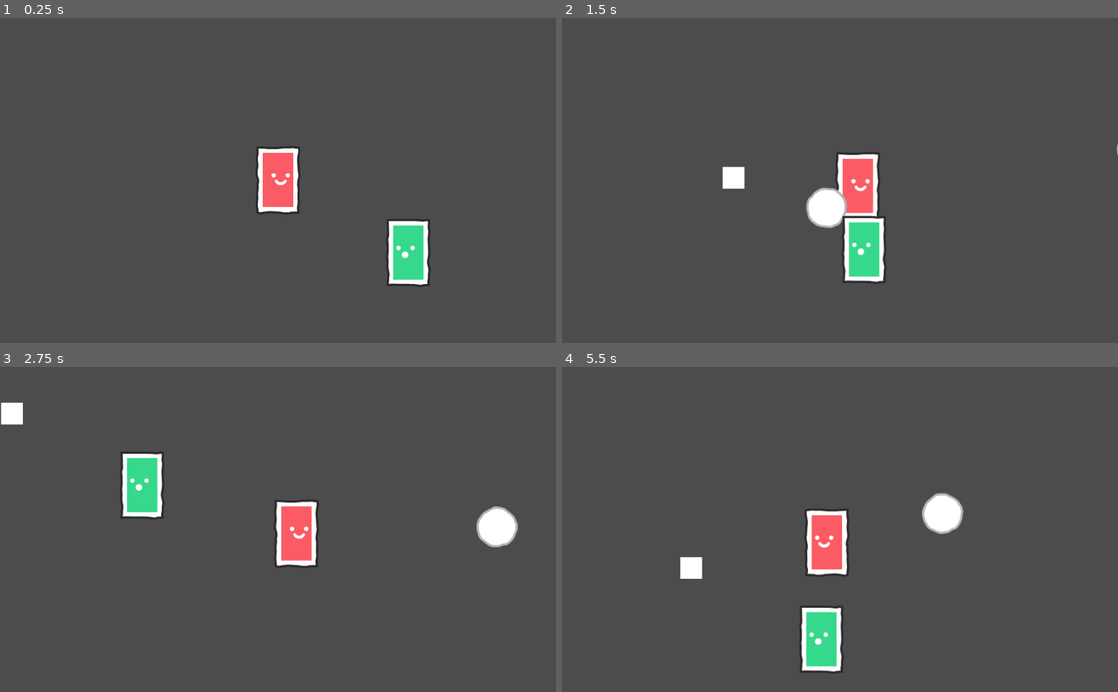
Above: before the commit, frames 1-4 (two rows, left to right).
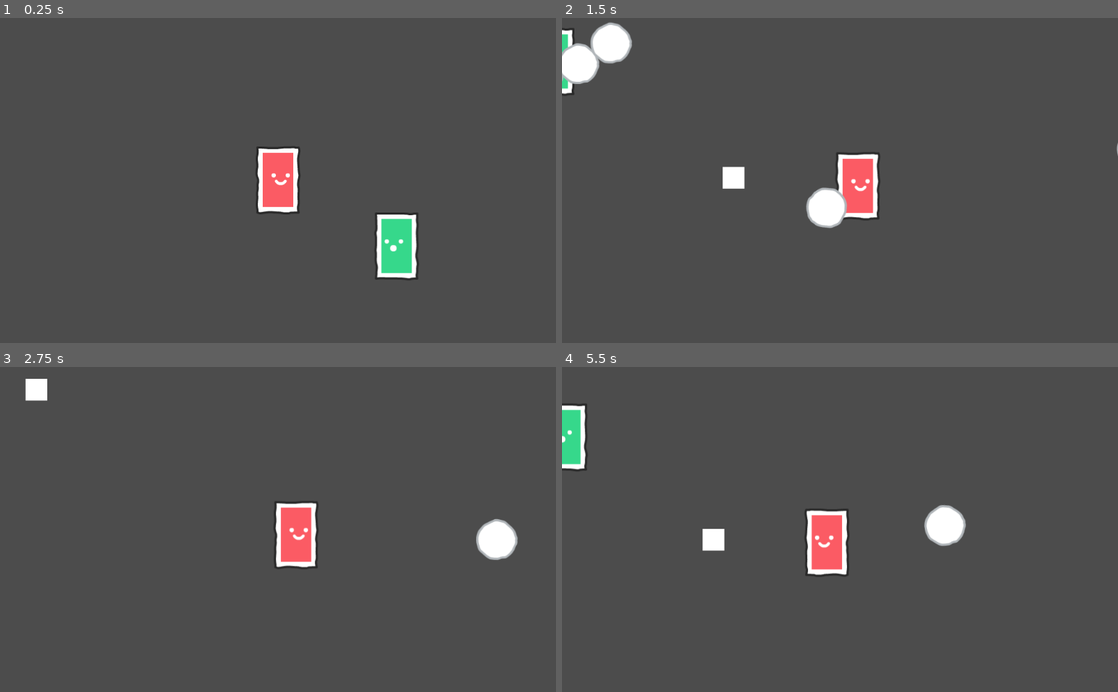
Above: after the commit, the same moments.

Repository: marcelo-souzaf/GTMK-Platypus
Game: Godot game, scene res://Game.tscn
Two runs of this game, one before a commit and one after it. Both use one fixed random seed, a clock stepped at 60 frames per second and the inputs below.
Inputs (mouse positions are in pixels of both pictures, inside the frame that each line leads up to):
- Up to frame 1 (0.25 s): no input
- Up to frame 2 (1.5 s): move the mouse to (962, 164) at 0.52 s; hold D (move_right) 0.53-1.28 s; click (962, 164) at 0.6 s; move the mouse to (728, 196) at 1.27 s; hold S (move_down) from 1.28 s (still down); click (728, 196) at 1.35 s
- Up to frame 3 (2.75 s): move the mouse to (333, 458) at 2.02 s; release S (move_down) at 2.03 s; hold D (move_right) from 2.03 s (still down); click (333, 458) at 2.1 s
- Up to frame 4 (5.5 s): move the mouse to (812, 594) at 2.77 s; release D (move_right) at 2.78 s; hold W (move_up) 2.78-3.53 s; click (812, 594) at 2.85 s; move the mouse to (1006, 578) at 3.52 s; hold A (move_left) 3.53-5.03 s; click (1006, 578) at 3.6 s; move the mouse to (673, 480) at 4.27 s; click (673, 480) at 4.35 s; move the mouse to (867, 529) at 5.02 s; hold S (move_down) from 5.03 s (still down); click (867, 529) at 5.1 s

The runs differ from the first frame. In frame 1, 1.7% of the frame differs, in the area x 67-78%, y 59-83%; in frame 2, 3.2%; in frame 3, 3.2%; in frame 4, 3.7%, in the area x 0-73%, y 11-95%.

Commit message:
bug fixes for attacks, plus enemy movement

Diff:
--- a/Game.tscn
+++ b/Game.tscn
@@ -4,7 +4,7 @@
 [ext_resource path="res://assets/characters/swordsman.png" type="Texture" id=2]
 [ext_resource path="res://scripts/player.gd" type="Script" id=3]
 [ext_resource path="res://assets/characters/zombie.png" type="Texture" id=4]
-[ext_resource path="res://scripts/entity.gd" type="Script" id=5]
+[ext_resource path="res://scripts/enemy.gd" type="Script" id=5]
 
 [sub_resource type="SpriteFrames" id=2]
 animations = [ {
--- a/scenes/attacks/ArcherAttack.gd
+++ b/scenes/attacks/ArcherAttack.gd
@@ -12,7 +12,6 @@
 		arrow.set_collision_mask_bit(0, false)
 	else:
 		arrow.set_collision_mask_bit(1, false)
-	attack(get_global_mouse_position())
 
 func attack(mouse_pos):
 	var direction = mouse_pos - position
--- a/scenes/attacks/MageAttack.gd
+++ b/scenes/attacks/MageAttack.gd
@@ -17,7 +17,6 @@
 	else:
 		fireball.set_collision_mask_bit(2, false)
 	attack_timer.wait_time = ATTACK_DURATION
-	attack(get_global_mouse_position())
 
 func attack(mouse_pos):
 	var direction = mouse_pos - position
--- a/scripts/classes.gd
+++ b/scripts/classes.gd
@@ -15,5 +15,8 @@
 				preload("res://scenes/attacks/ArcherAttack.tscn"),
 				preload("res://scenes/attacks/MageAttack.tscn")]
 
-const speeds = [300, 200, 100]
+const acceleration = [800, 800, 800]
+const max_speed = [250, 350, 150]
 const attack_radius = [50, 300, 150]
+
+const sight_radius = [200, 300, 400]
--- a/scripts/enemy.gd
+++ b/scripts/enemy.gd
@@ -12,29 +12,24 @@
 	set_collision_mask_bit(1, true)
 
 func _process(delta):
-	# Attack
-	if Input.is_action_just_pressed("attack"):
-		self.attack()
+	var player_dist = player.position.distance_to(position)
 
-	# Movement
-	var moving = false
-	if Input.is_action_pressed("move_up"):
-		lin_speed.y -= acceleration * delta
-		moving = true
-	if Input.is_action_pressed("move_down"):
-		lin_speed.y += acceleration * delta
-		moving = true
-	if Input.is_action_pressed("move_left"):
-		sprite.flip_h = true
-		lin_speed.x -= acceleration * delta
-		moving = true
-	if Input.is_action_pressed("move_right"):
-		sprite.flip_h = false
-		lin_speed.x += acceleration * delta
-		moving = true
-	# Deaccelerate
-	if not moving:
-		lin_speed = lin_speed.linear_interpolate(Vector2(), 0.2)
+	# if player is on attack radius
+	if player_dist < Classes.attack_radius[class_]:
+		attack(player.position)
+	# if player is on sight radius
+	elif player_dist < Classes.sight_radius[class_]:
+		chase(delta)
+	# if player is out of sight radius
+	else:
+		idle(delta)
 
-	lin_speed = lin_speed.limit_length(max_speed)
 	lin_speed = move_and_slide(lin_speed)
+
+func chase(delta):
+	var dir = (player.position - position).normalized()
+	lin_speed += dir * Classes.acceleration[class_] * delta
+	lin_speed = lin_speed.limit_length(Classes.max_speed[class_])
+
+func idle(_delta):
+	lin_speed = lin_speed.linear_interpolate(Vector2(), 0.2)
--- a/scripts/entity.gd
+++ b/scripts/entity.gd
@@ -13,10 +13,11 @@
 func _ready():
 	pass
 
-func attack(by_player : bool = false):
+func attack(dir : Vector2, by_player : bool = false):
 	var attack = Classes.attacks[class_].instance()
 	attack.by_player = by_player
 	add_child(attack)
+	attack.attack(dir)
 
 func take_damage(amount : int = 100):
 	health -= amount
--- a/scripts/player.gd
+++ b/scripts/player.gd
@@ -13,7 +13,7 @@
 func _process(delta):
 	# Attack
 	if Input.is_action_just_pressed("attack"):
-		self.attack(true)
+		self.attack(get_global_mouse_position(), true)
 
 	# Movement
 	var moving = false
